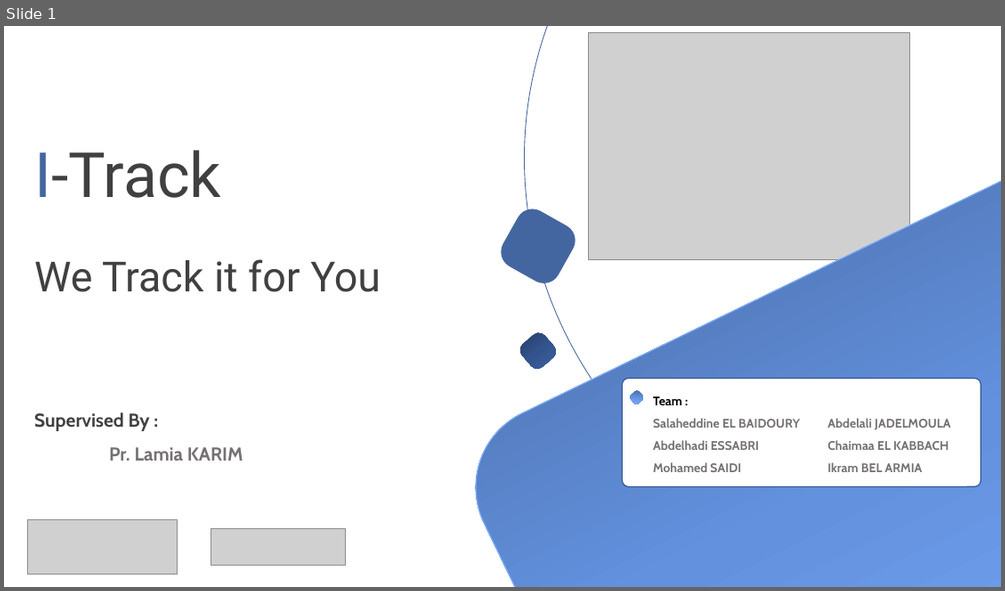
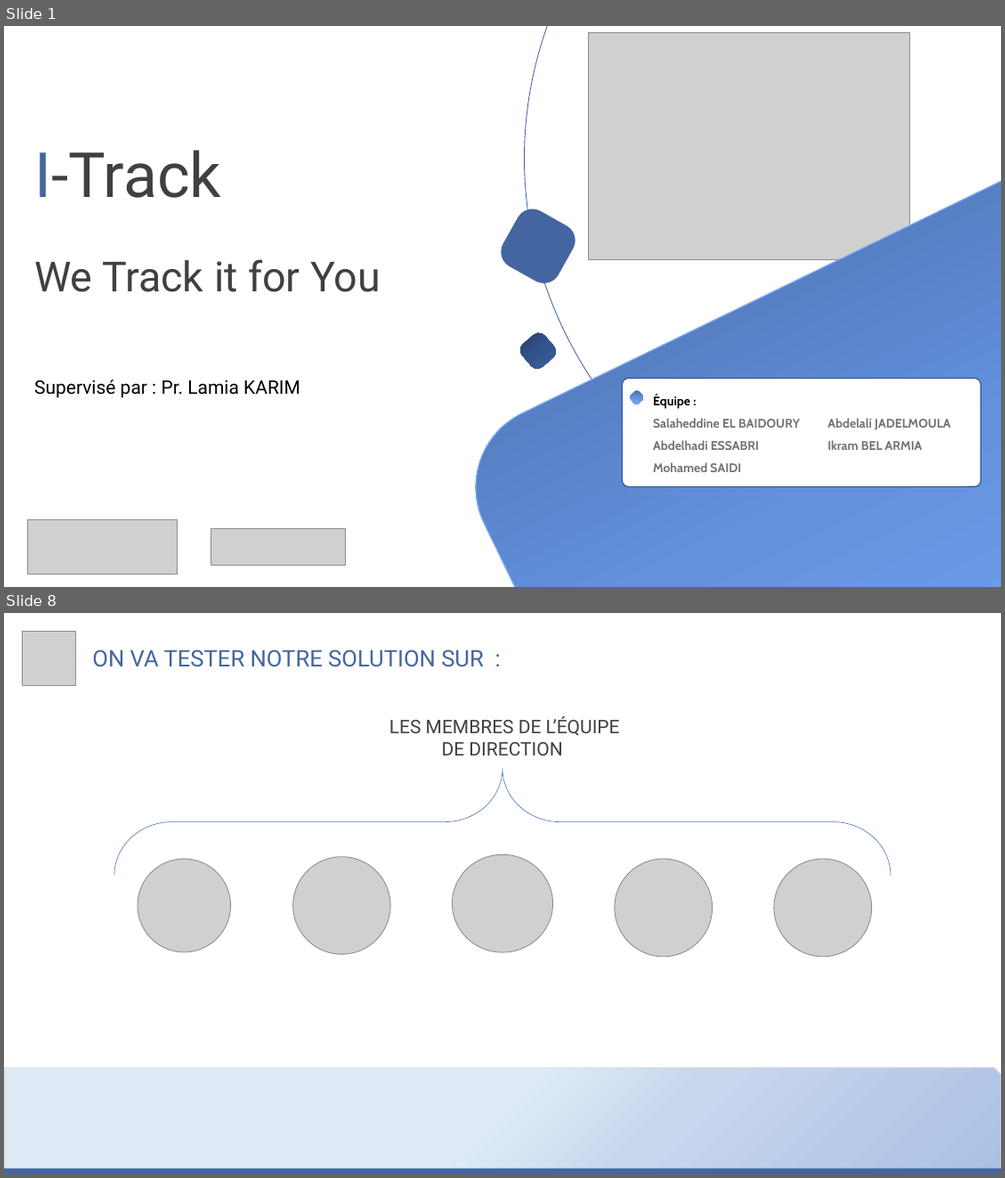
Before and after one commit to MiSalah/Real-Time-Data-Streaming-Analytics-System-for-tracking-Pedestrians, a slide deck: Progress' Presentations/Etat d'avancement - S1.pptx. Shown one above the other, each under a label of ours: slide 1 before the commit, slides 1 and 8 after it; the slides between them are not shown. The pictures are 1005x591 and 1005x1178 pixels, drawn with LibreOffice and Linux fonts; fonts in the diff are those of the drawing; grey boxes stand for pictures. Boxes give left, top, right and bottom in pixels: in the first picture for what was removed or moved away, otherwise in the second. Text is boxed around its words. In the diff, an @@ line names an element or a change of style, - is before the commit and + after.

```diff
--- a/Progress' Presentations/Etat d'avancement - S1.pptx
+++ b/Progress' Presentations/Etat d'avancement - S1.pptx
@@ slide 8 added at (x1=4, y1=613, x2=1001, y2=1174), background #FFFFFF @@
@@ picture added at (x1=22, y1=631, x2=76, y2=686) @@
@@ text added at (x1=92, y1=649, x2=484, y2=667), 22 pt, text #4466A0 @@
+ON VA TESTER NOTRE SOLUTION SUR :
@@ group added at (x1=114, y1=716, x2=890, y2=957): 5 pictures, 1 right brace, 1 text @@
+LES MEMBRES DE L’ÉQUIPE DE DIRECTION
@@ snip rect added at (x1=4, y1=1068, x2=1001, y2=1174), fill gradient #DEEBF7 to #C7D5ED to #ABC0E4, outline #D9D9D9 1 pt @@
@@ rectangle added at (x1=4, y1=1167, x2=1001, y2=1174), fill #4466A0 @@
@@ slide 1 changed as well @@
@@ text at (x1=34, y1=379, x2=300, y2=398): text changed; font Cabin to Roboto; text colour #404040 to #000000; bold off @@
-Supervised By :
-Pr. Lamia KARIM
+Supervisé par : Pr. Lamia KARIM
@@ text at (x1=653, y1=394, x2=690, y2=409): text changed @@
-Team :
+Équipe :
@@ text at (x1=827, y1=440, x2=948, y2=450): paragraph removed @@
-Chaimaa EL KABBACH
```
Also in this commit, not shown: 2 other slides changed, 10 other slides added, 4 slides removed, 2 other files.
